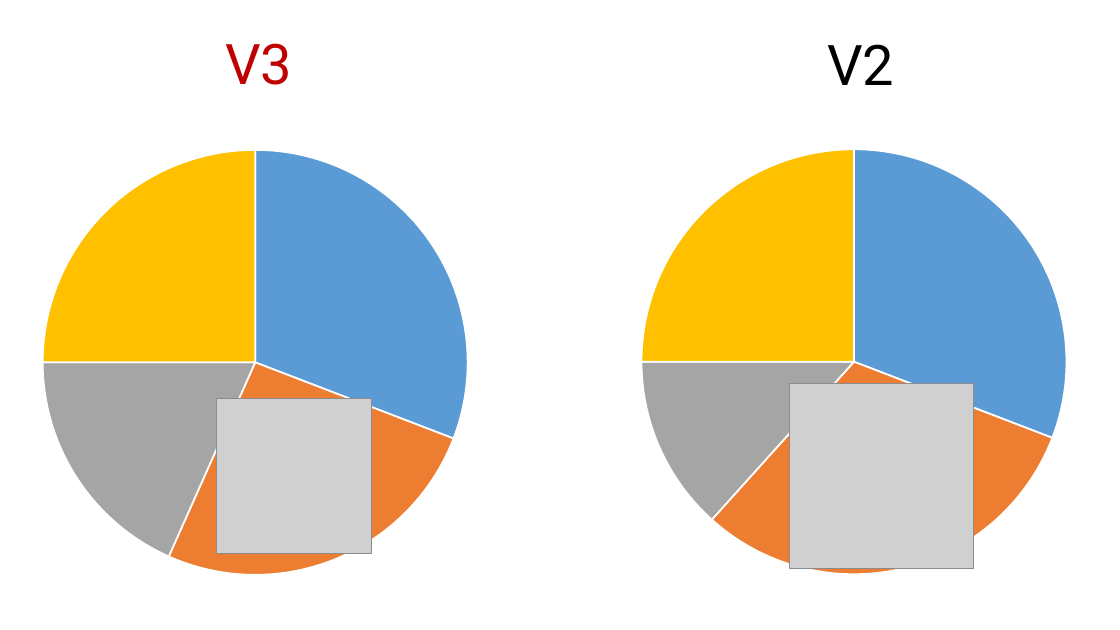
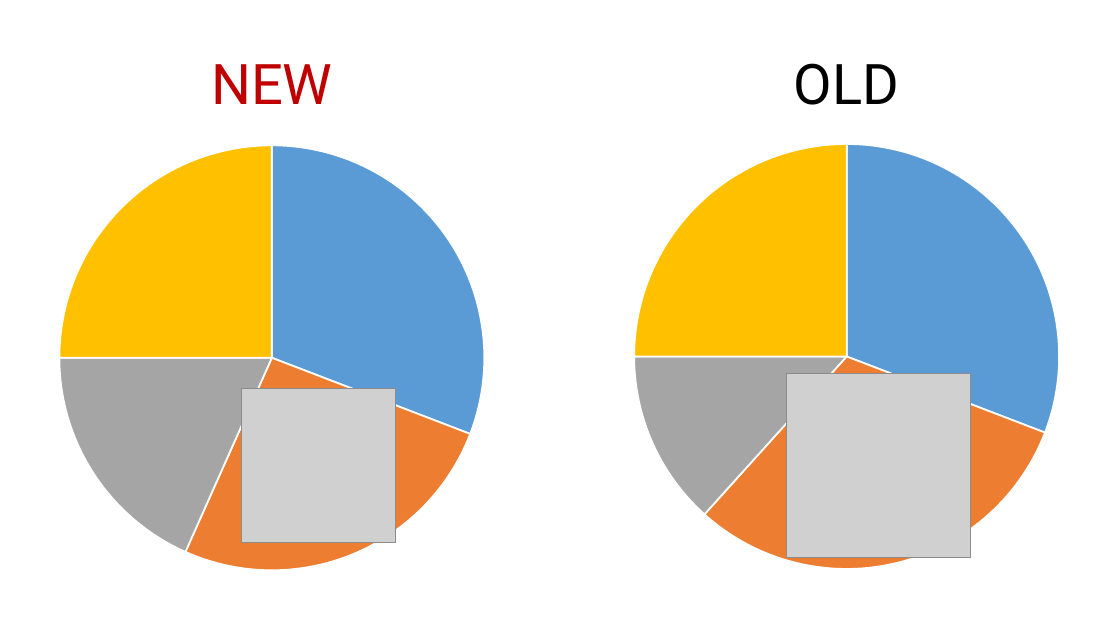
Before and after one commit to rkhaimov/brain-gym, a slide deck: slide 85 of Презентация.pptx. Drawn at 1120x630 pixels with LibreOffice and Linux fonts; fonts in the diff are those of the drawing; grey boxes stand for pictures; background and template pictures are left out. Boxes give left, top, right and bottom in pixels: in the first picture for what was removed or moved away, otherwise in the second. Text is boxed around its words. In the diff, an @@ line names an element or a change of style, - is before the commit and + after.

```diff
--- a/Презентация.pptx
+++ b/Презентация.pptx
@@ text removed at <box>225,43,292,85</box> @@
-V3
@@ text removed at <box>827,44,894,85</box> @@
-V2
@@ text added at <box>211,64,332,104</box>, 48 pt, text #C00000 @@
+NEW
@@ text added at <box>794,63,899,105</box>, 48 pt, text #000000 @@
+OLD
@@ pie chart: place and size @@
-pie chart at <box>0,139,592,587</box>
+pie chart at <box>0,134,607,582</box>
@@ pie chart: place and size @@
-pie chart at <box>518,138,1120,586</box>
+pie chart at <box>511,133,1120,581</box>
@@ picture: place and size @@
-picture at <box>217,399,371,554</box>
+picture at <box>242,388,397,543</box>
@@ picture: place and size @@
-picture at <box>790,384,974,568</box>
+picture at <box>786,374,970,558</box>
```
Also in this commit, not shown: 39 other slides changed, 9 slides added, 8 slides removed.
